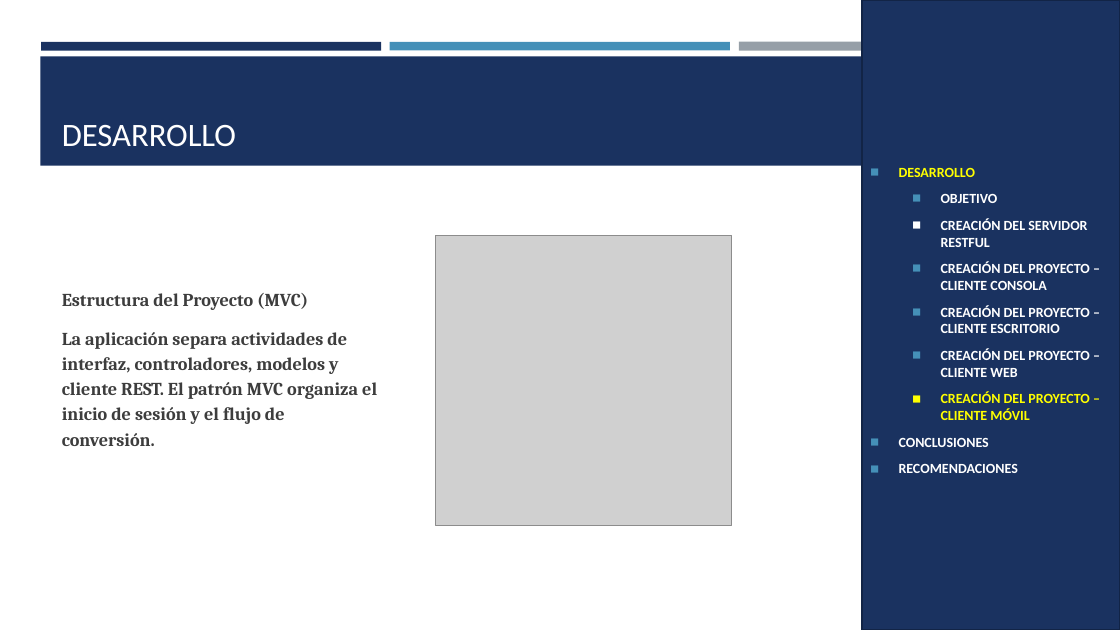
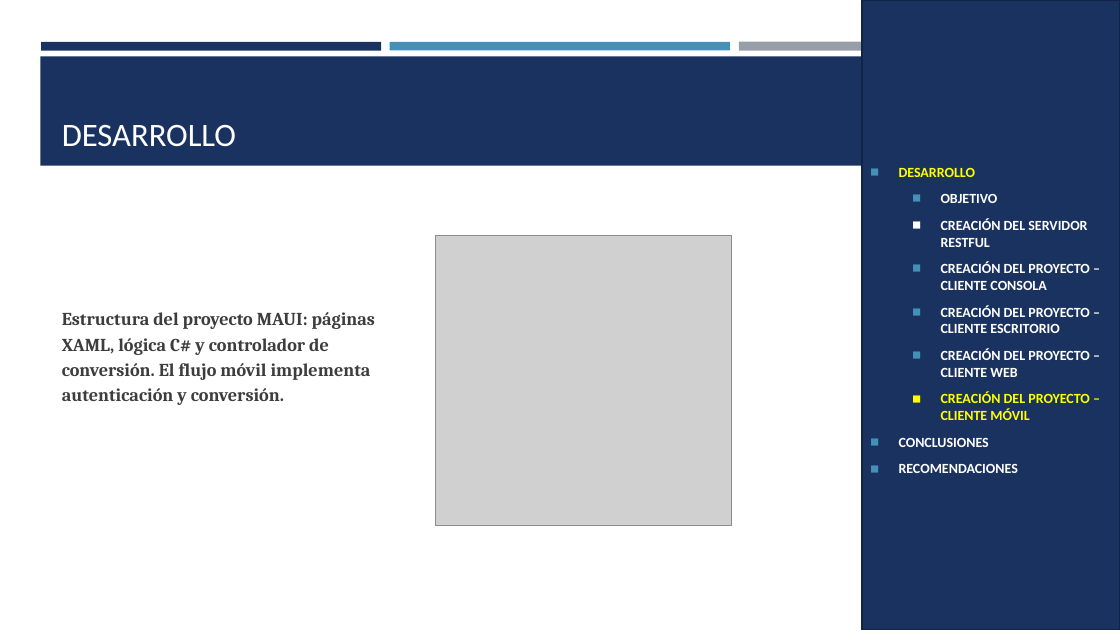
Before and after one commit to JulioViche/u1-sw-arch, a slide deck: slide 25 of TI.1.4. PAO202651_RESTFUL_DOTNET_SINBDD_NRC36884_GR09/05. DOCUMENTACION/CONVUNI_RESTFUL_DOTNET_GR09.pptx. Drawn at 1120x630 pixels with LibreOffice and Linux fonts; fonts in the diff are those of the drawing; grey boxes stand for pictures. Boxes give left, top, right and bottom in pixels: in the first picture for what was removed or moved away, otherwise in the second. Text is boxed around its words. In the diff, an @@ line names an element or a change of style, - is before the commit and + after.

Commit message:
docs(dotnet): corregir stack MAUI y servicios

```diff
--- a/TI.1.4. PAO202651_RESTFUL_DOTNET_SINBDD_NRC36884_GR09/05. DOCUMENTACION/CONVUNI_RESTFUL_DOTNET_GR09.pptx
+++ b/TI.1.4. PAO202651_RESTFUL_DOTNET_SINBDD_NRC36884_GR09/05. DOCUMENTACION/CONVUNI_RESTFUL_DOTNET_GR09.pptx
@@ text at [62, 312, 375, 405]: text changed @@
-Estructura del Proyecto (MVC)
-La aplicación separa actividades de interfaz, controladores, modelos y cliente REST. El patrón MVC organiza el inicio de sesión y el flujo de conversión.
+Estructura del proyecto MAUI: páginas XAML, lógica C# y controlador de conversión. El flujo móvil implementa autenticación y conversión.
```
Also in this commit, not shown: 13 other slides changed, 18 other files.
